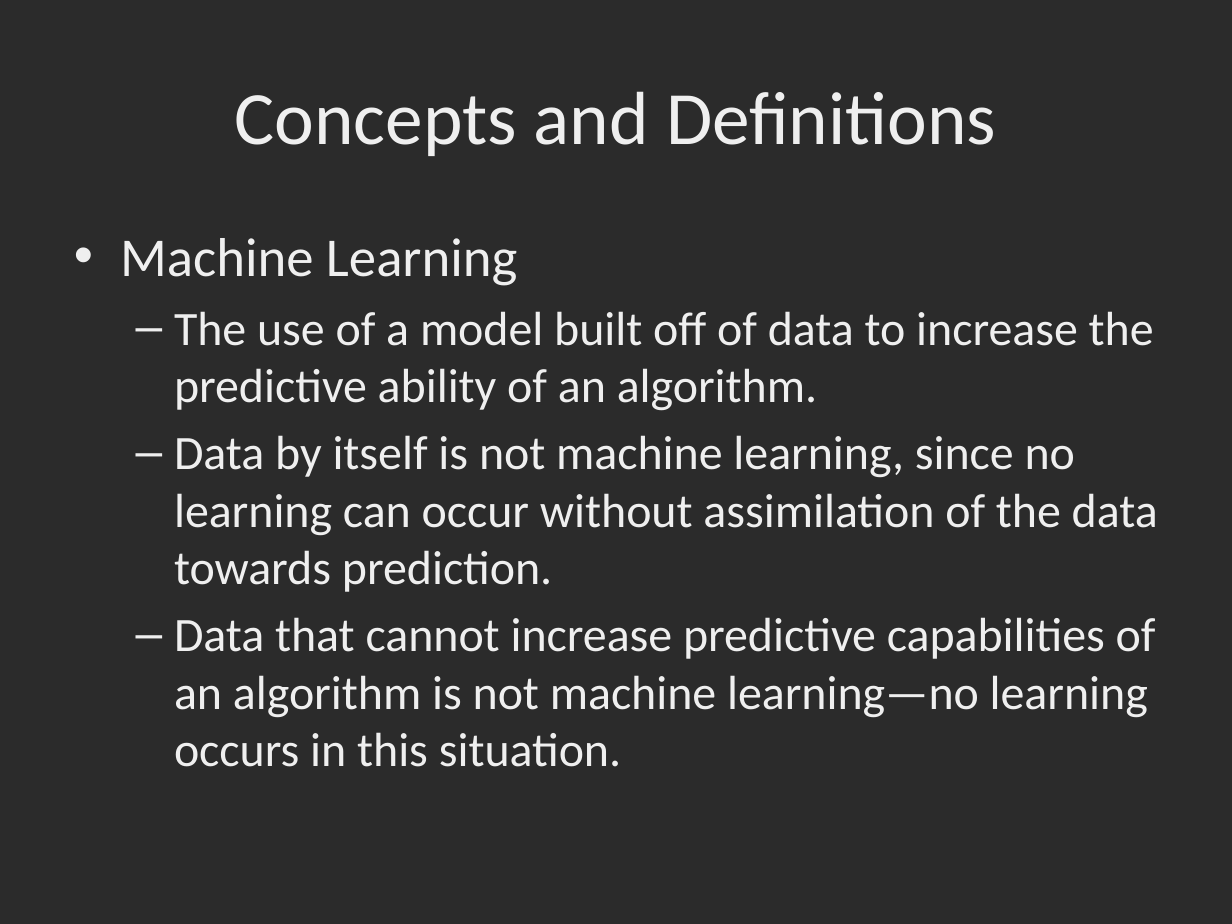
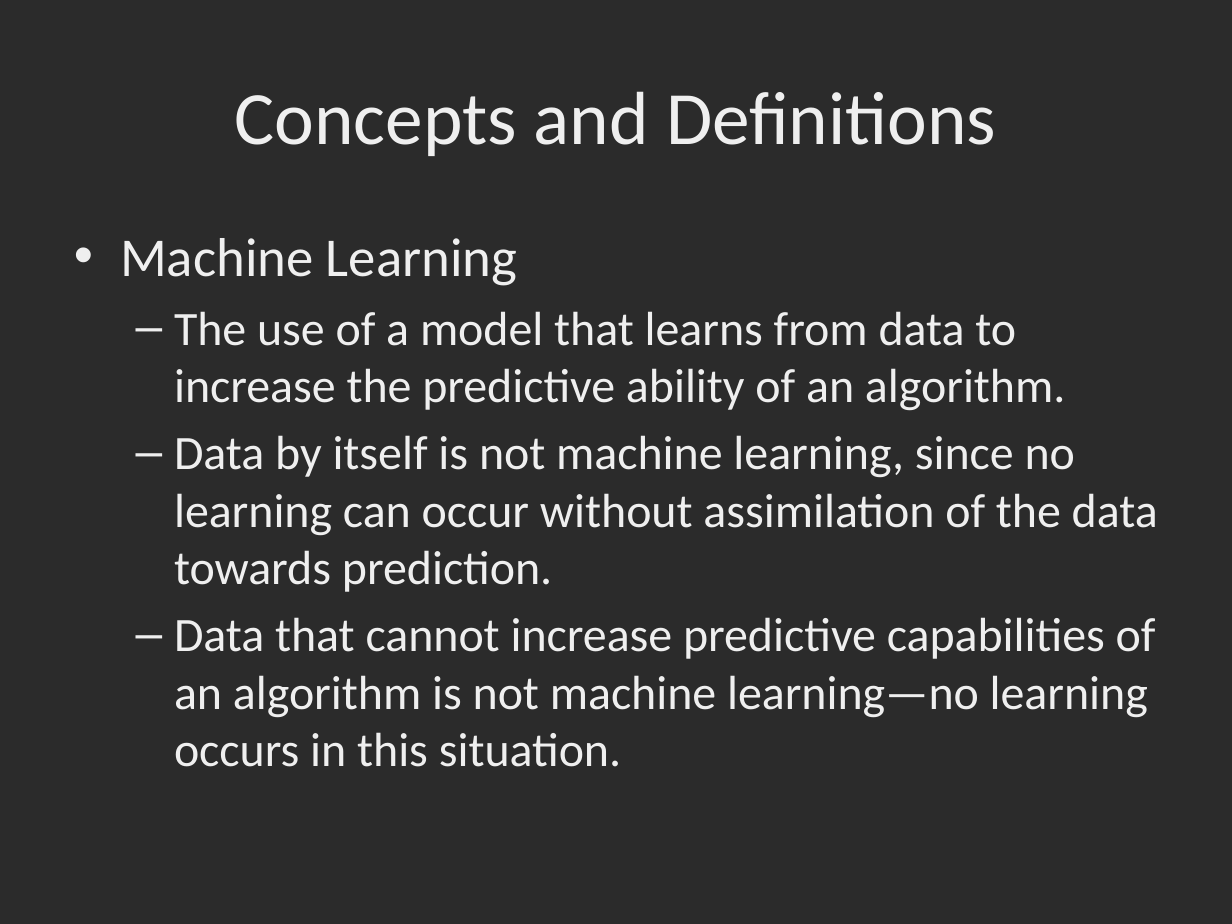
Before and after one commit to dbowmans46/PracticalProgramming, a slide deck: slide 4 of Session 7 - Python/Instructional Material/Session 7 - Python Brief Intro to Machine Learning with Scikit Learn.pptx. Drawn at 1232x924 pixels with LibreOffice and Linux fonts; fonts in the diff are those of the drawing; background and template pictures are left out; a plain dark background stands for a picture behind light text. Boxes give left, top, right and bottom in pixels: in the first picture for what was removed or moved away, otherwise in the second. Text is boxed around its words. In the diff, an @@ line names an element or a change of style, - is before the commit and + after.

```diff
--- a/Session 7 - Python/Instructional Material/Session 7 - Python Brief Intro to Machine Learning with Scikit Learn.pptx
+++ b/Session 7 - Python/Instructional Material/Session 7 - Python Brief Intro to Machine Learning with Scikit Learn.pptx
@@ text at (x1=174, y1=311, x2=1065, y2=411): text changed @@
-  – The use of a model built off of data to increase the predictive ability of an algorithm.
+  – The use of a model that learns from data to increase the predictive ability of an algorithm.
```
Also in this commit, not shown: 16 other slides changed, 12 slides added, 1 other file.
